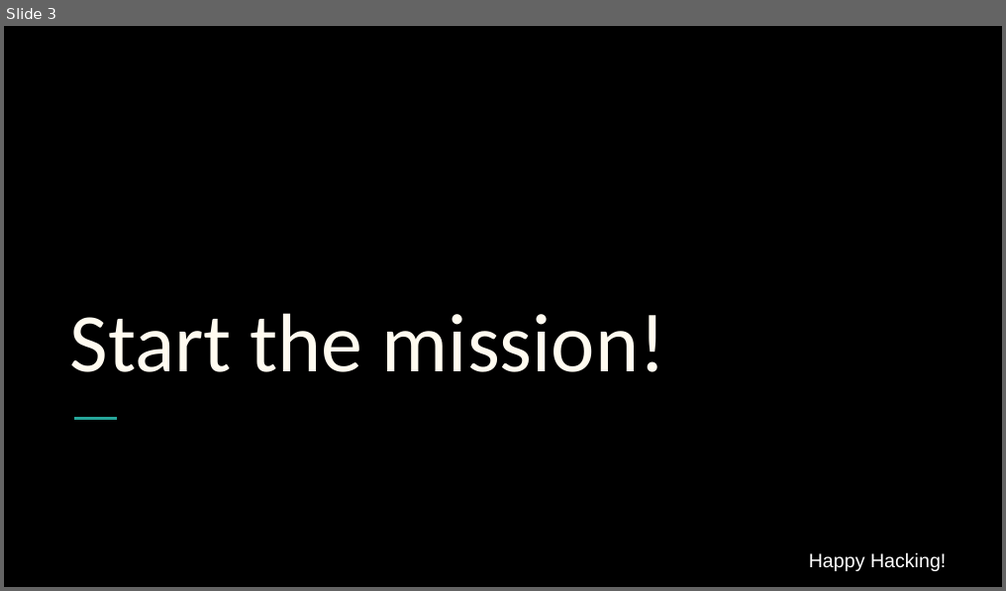
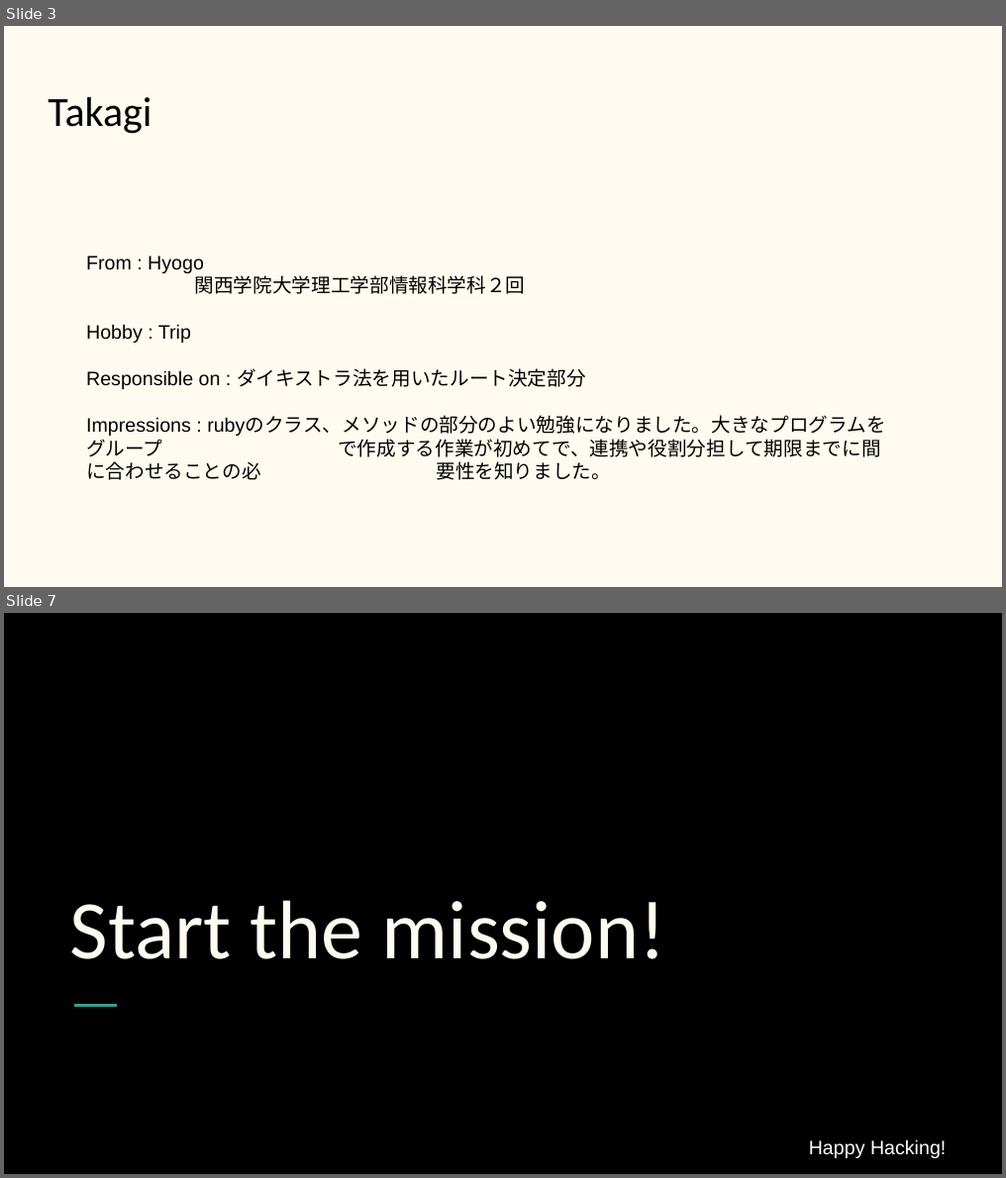
Before and after one commit to RubyCamp/rc2017sp_g2, a slide deck: ruby_sp2017_2.pptx. Shown one above the other, each under a label of ours: slide 3 before the commit, slides 3 and 7 after it; the slides between them are not shown. The pictures are 1006x591 and 1006x1178 pixels, drawn with LibreOffice and Linux fonts; fonts in the diff are those of the drawing. Boxes give left, top, right and bottom in pixels: in the first picture for what was removed or moved away, otherwise in the second. Text is boxed around its words. In the diff, an @@ line names an element or a change of style, - is before the commit and + after.

```diff
--- a/ruby_sp2017_2.pptx
+++ b/ruby_sp2017_2.pptx
@@ slide 3 added at box(4, 26, 1002, 587), background #FFFBF0 @@
@@ title added at box(48, 97, 152, 134), 30 pt, text #000000 @@
+Takagi
@@ text added at box(86, 256, 885, 480), 14 pt, text #000000 @@
+From : Hyogo
+関西学院大学理工学部情報科学科２回
+Hobby : Trip
+Responsible on : ダイキストラ法を用いたルート決定部分
+Impressions : rubyのクラス、メソッドの部分のよい勉強になりました。大きなプログラムをグループ で作成する作業が初めてで、連携や役割分担して期限までに間に合わせることの必 要性を知りました。
@@ what was slide 3 is now slide 7 @@
```
Also in this commit, not shown: 1 slide changed, 4 other slides added, 1 slide removed.
